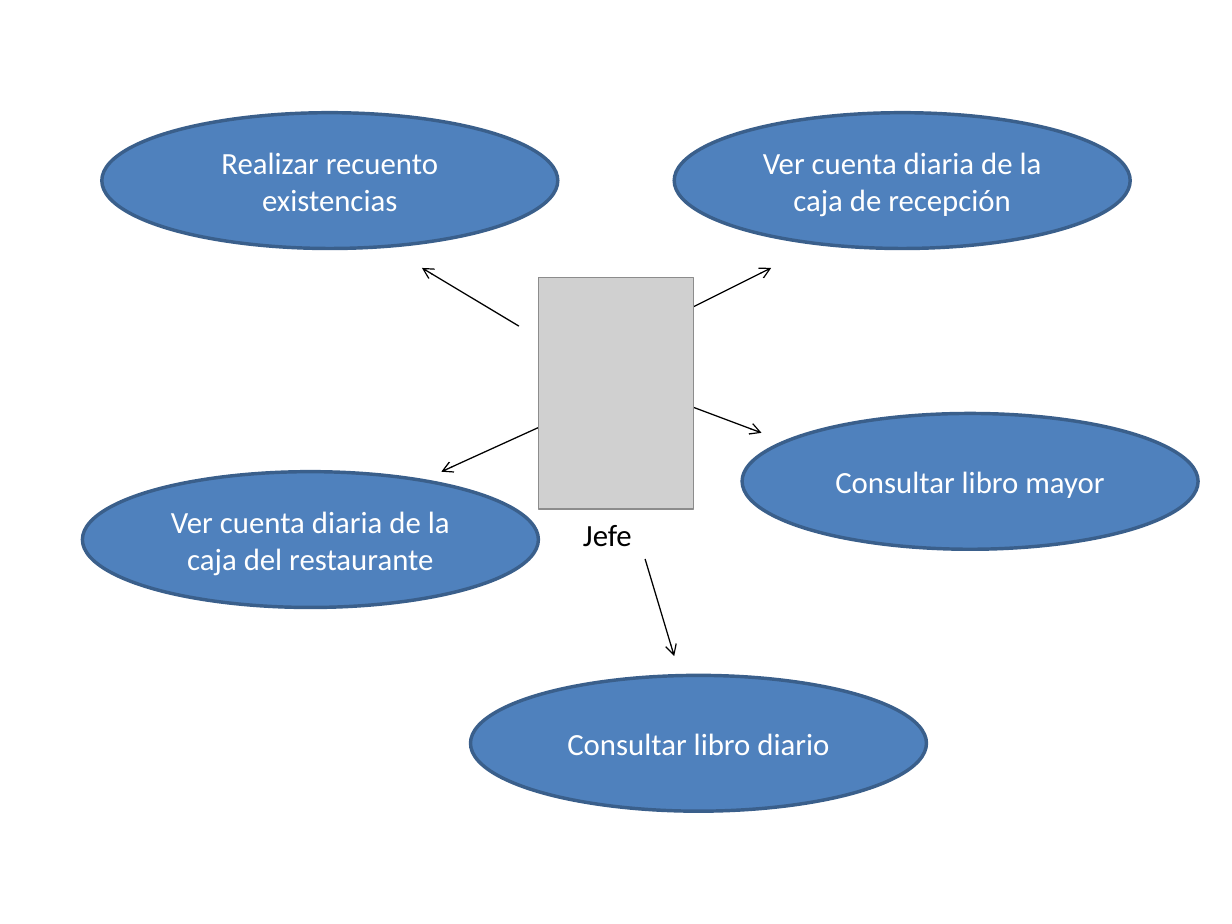
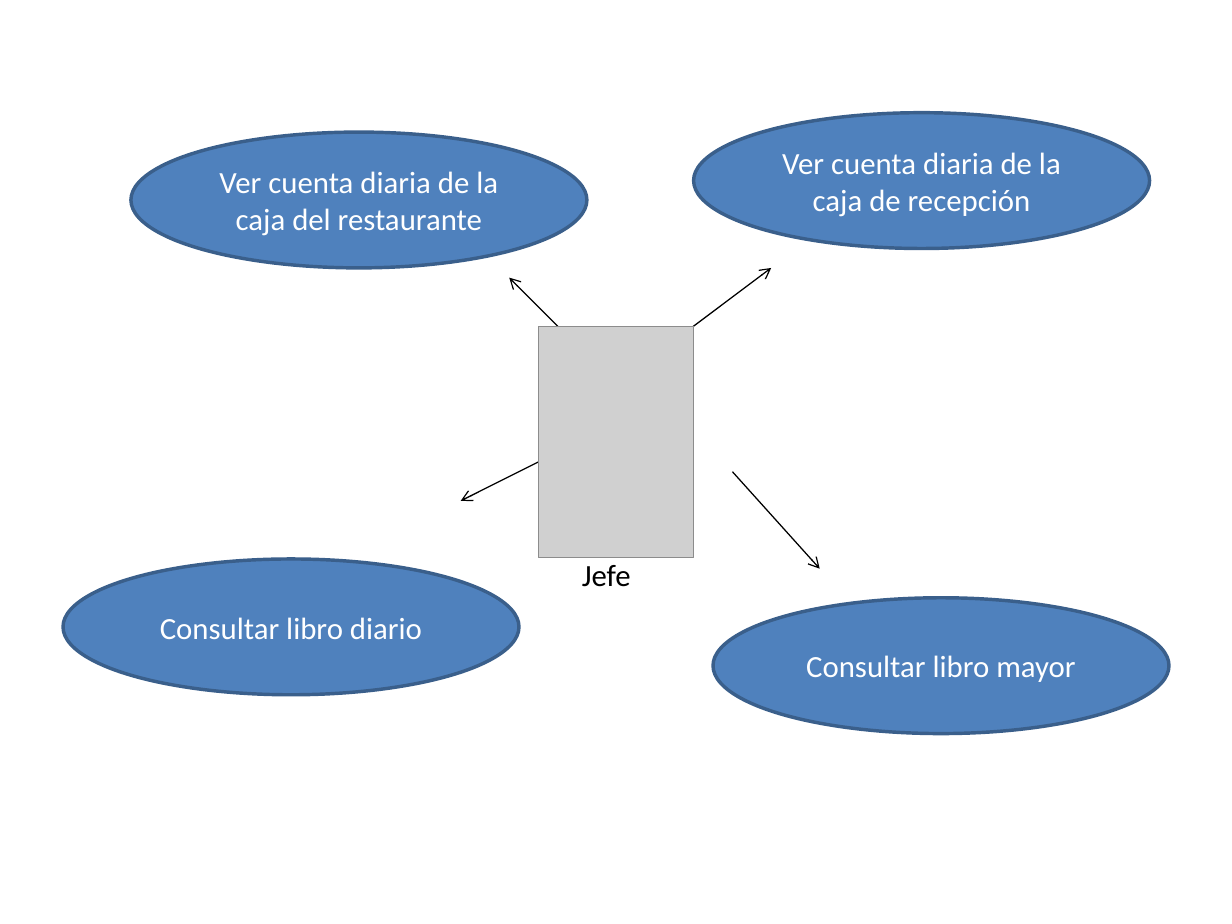
Before and after one commit to Ignacio-Iker-Prado-Rujas/is-hosteleria, a slide deck: slide 2 of TerceraEntrega20-3-13/ModeloCasosDeUso/is.pptx. Drawn at 1232x924 pixels with LibreOffice and Linux fonts; fonts in the diff are those of the drawing; grey boxes stand for pictures. Boxes give left, top, right and bottom in pixels: in the first picture for what was removed or moved away, otherwise in the second. Text is boxed around its words. In the diff, an @@ line names an element or a change of style, - is before the commit and + after.

```diff
--- a/TerceraEntrega20-3-13/ModeloCasosDeUso/is.pptx
+++ b/TerceraEntrega20-3-13/ModeloCasosDeUso/is.pptx
@@ ellipse removed at <box>102,113,558,249</box> @@
-Realizar recuento existencias
@@ ellipse "Ver cuenta diaria de la ...": place and size @@
-ellipse "Ver cuenta diaria de la ..." at <box>674,113,1130,249</box>
+ellipse "Ver cuenta diaria de la ..." at <box>694,113,1149,249</box>
@@ ellipse "Ver cuenta diaria de la ...": place and size @@
-ellipse "Ver cuenta diaria de la ..." at <box>83,472,538,607</box>
+ellipse "Ver cuenta diaria de la ..." at <box>131,132,586,267</box>
@@ arrow removed from (519, 326) to (423, 269) @@
@@ arrow moved from (674, 317) - (771, 269) to (654, 355) - (771, 269) @@
@@ arrow moved from (684, 404) - (761, 432) to (596, 365) - (509, 277) @@
@@ picture: place and size @@
-picture at <box>538,277,694,509</box>
+picture at <box>538,326,694,558</box>
@@ arrow moved from (548, 424) - (441, 472) to (596, 432) - (461, 500) @@
@@ arrow moved from (646, 559) - (674, 655) to (732, 472) - (819, 569) @@
@@ ellipse "Consultar libro diario": place and size @@
-ellipse "Consultar libro diario" at <box>471,675,926,811</box>
+ellipse "Consultar libro diario" at <box>63,559,519,695</box>
@@ text "Jefe": place and size @@
-text "Jefe" at <box>583,525,632,547</box>
+text "Jefe" at <box>582,565,631,587</box>
@@ ellipse "Consultar libro mayor": place and size @@
-ellipse "Consultar libro mayor" at <box>742,414,1198,549</box>
+ellipse "Consultar libro mayor" at <box>713,598,1169,733</box>
```
Also in this commit, not shown: 2 other slides changed.
